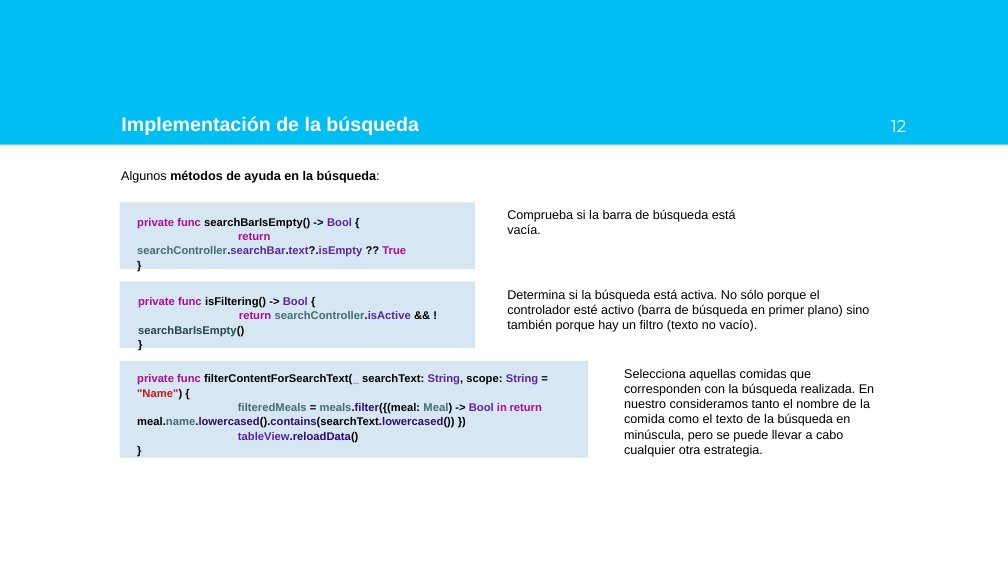
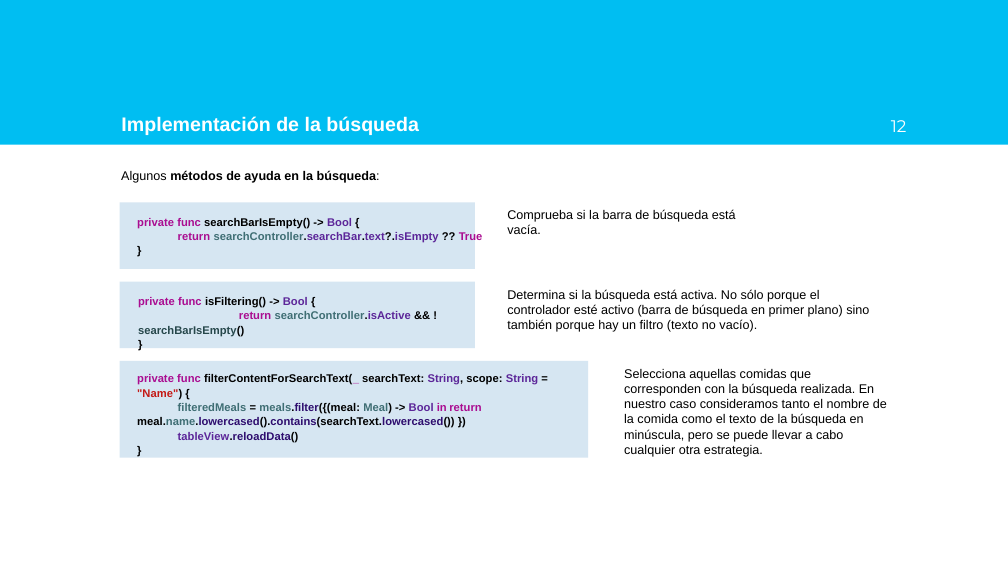
Before and after one commit to AlfonsoLRz/iOS_SearchBar, a slide deck: slide 12 of doc/Presentación.pptx. Drawn at 1008x567 pixels with LibreOffice and Linux fonts; fonts in the diff are those of the drawing; background and template pictures are left out. Boxes give left, top, right and bottom in pixels: in the first picture for what was removed or moved away, otherwise in the second. Text is boxed around its words. In the diff, an @@ line names an element or a change of style, - is before the commit and + after.

```diff
--- a/doc/Presentación.pptx
+++ b/doc/Presentación.pptx
@@ text "private func searchBarIsEmpty() -> Bool ..." rewrapped from [137, 218, 406, 257] to [137, 218, 483, 242] @@
@@ text "private func filterContentForSearchText(_ searchText: String ..." rewrapped from [137, 374, 542, 442] to [137, 374, 538, 442] @@
@@ text at [624, 369, 887, 457]: text changed @@
-Selecciona aquellas comidas que corresponden con la búsqueda realizada. En nuestro consideramos tanto el nombre de la comida como el texto de la búsqueda en minúscula, pero se puede llevar a cabo cualquier otra estrategia.
+Selecciona aquellas comidas que corresponden con la búsqueda realizada. En nuestro caso consideramos tanto el nombre de la comida como el texto de la búsqueda en minúscula, pero se puede llevar a cabo cualquier otra estrategia.
```
Also in this commit, not shown: 4 other slides changed, 3 other files.
